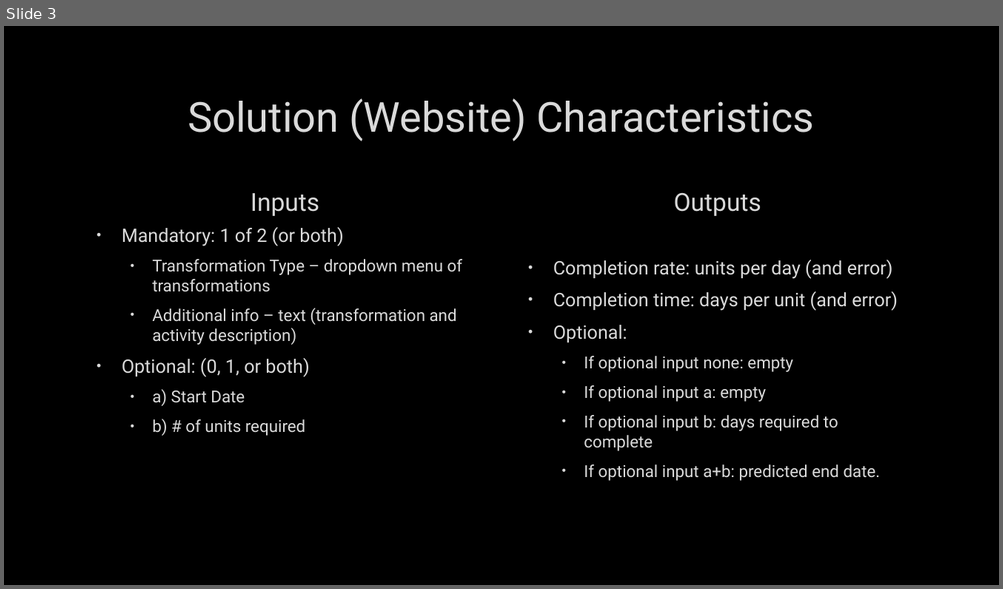
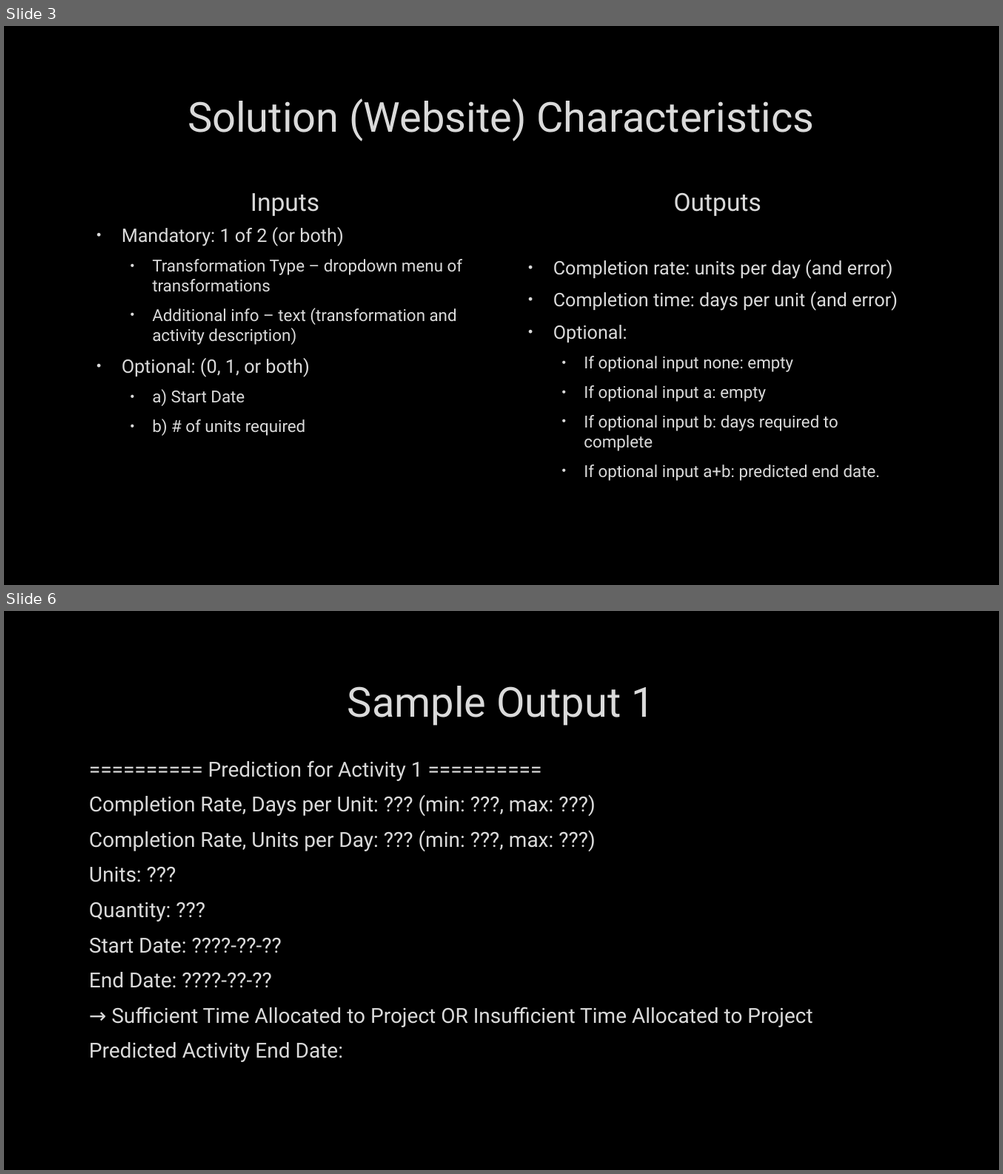
Before and after one commit to danylokolos/Construction-Management, a slide deck: DanyloThoughts.pptx. Shown one above the other, each under a label of ours: slide 3 before the commit, slides 3 and 6 after it; the slides between them are not shown. The pictures are 1003x589 and 1003x1174 pixels, drawn with LibreOffice and Linux fonts; fonts in the diff are those of the drawing; background and template pictures are left out. Boxes give left, top, right and bottom in pixels: in the first picture for what was removed or moved away, otherwise in the second. Text is boxed around its words. In the diff, an @@ line names an element or a change of style, - is before the commit and + after.

```diff
--- a/DanyloThoughts.pptx
+++ b/DanyloThoughts.pptx
@@ slide 6 added at [4, 611, 999, 1170], background picture (left out) @@
@@ title added at [347, 686, 654, 726], 40 pt, text #DADADA @@
+Sample Output 1
@@ text added at [89, 760, 812, 1062], 20 pt, text #DADADA @@
+========== Prediction for Activity 1 ==========
+Completion Rate, Days per Unit: ??? (min: ???, max: ???)
+Completion Rate, Units per Day: ??? (min: ???, max: ???)
+Units: ???
+Quantity: ???
+Start Date: ????-??-??
+End Date: ????-??-??
+→ Sufficient Time Allocated to Project OR Insufficient Time Allocated to Project
+Predicted Activity End Date:
```
Also in this commit, not shown: 7 other slides added, 13 other files.
